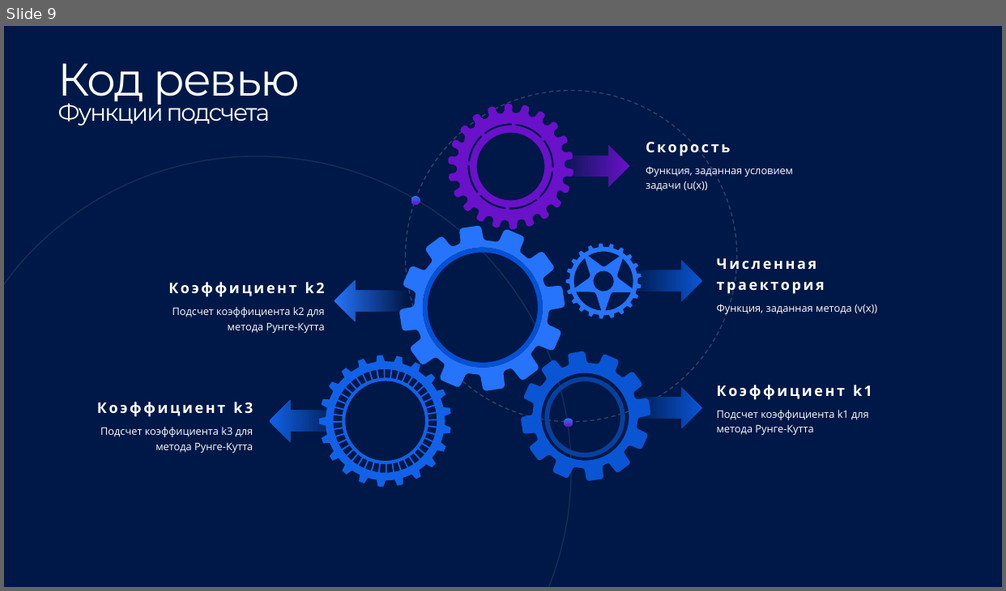
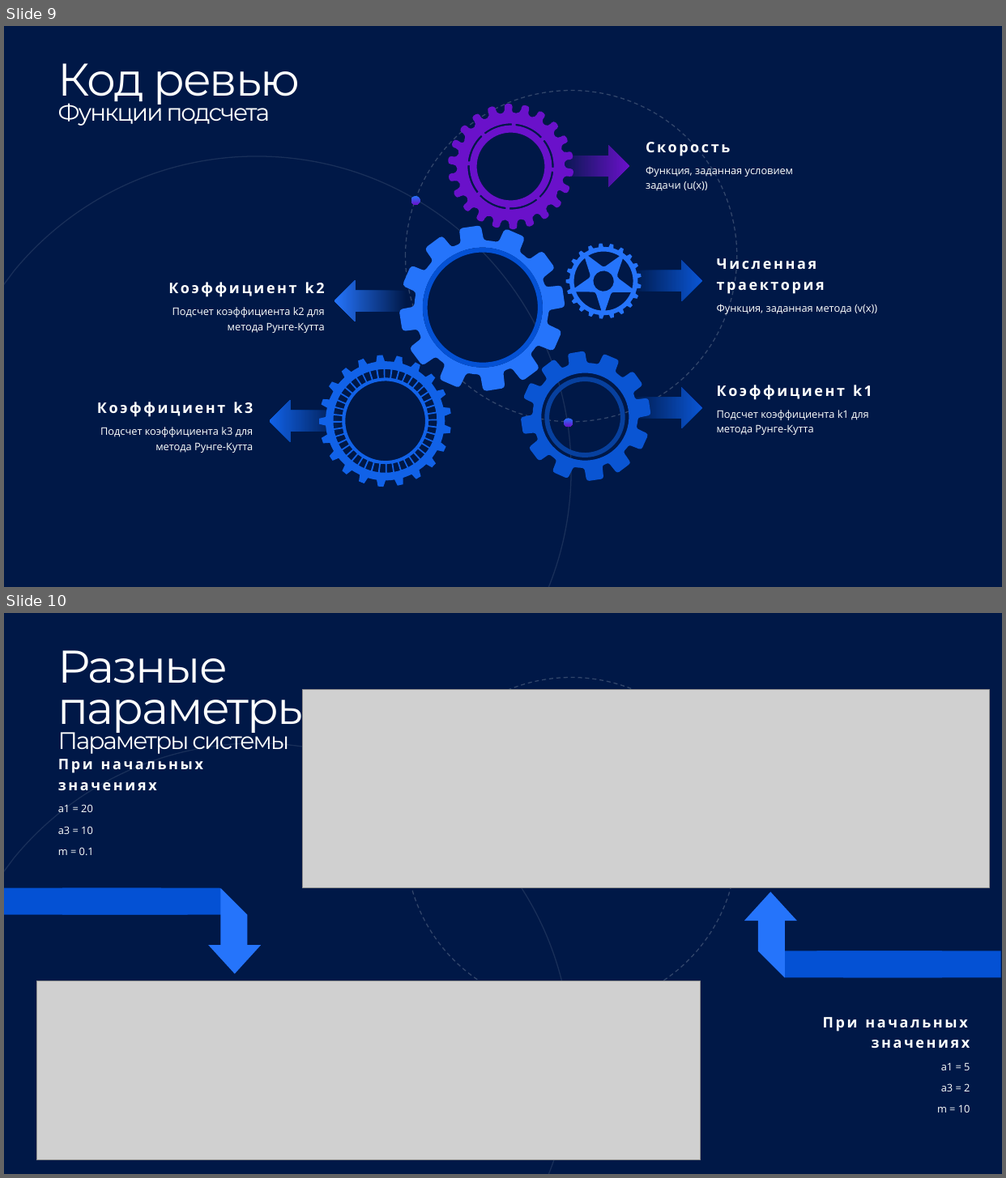
Before and after one commit to qr3x/study_project, a slide deck: _Numerical_Methods/program 9/program 9.pptx. Shown one above the other, each under a label of ours: slide 9 before the commit, slides 9 and 10 after it. The pictures are 1006x591 and 1006x1178 pixels, drawn with LibreOffice and Linux fonts; fonts in the diff are those of the drawing; grey boxes stand for pictures; background and template pictures are left out. Boxes give left, top, right and bottom in pixels: in the first picture for what was removed or moved away, otherwise in the second. Text is boxed around its words. In the diff, an @@ line names an element or a change of style, - is before the commit and + after.

```diff
--- a/_Numerical_Methods/program 9/program 9.pptx
+++ b/_Numerical_Methods/program 9/program 9.pptx
@@ slide 10 added at box(4, 613, 1002, 1174), background #001847; not listed: 2 template elements that a slide beside it also shows @@
@@ rectangle added at box(121, 624, 239, 688), fill #001847 @@
@@ text added at box(58, 650, 313, 754), 23 pt, text #FEFFFE @@
+Разные параметры
+Параметры системы
@@ picture added at box(303, 690, 989, 888) @@
@@ text added at box(58, 759, 203, 855), 14 pt, text #FEFFFE, bold @@
+При начальных значениях
+a1 = 20
+a3 = 10
+m = 0.1
@@ freeform shape added at box(4, 888, 188, 915), fill #0451D4 @@
@@ freeform shape added at box(62, 888, 246, 915), fill #0451D4 @@
@@ freeform shape added at box(220, 888, 247, 948), fill #2574FB @@
@@ freeform shape added at box(745, 892, 797, 921), fill #2574FB @@
@@ freeform shape added at box(758, 918, 785, 978), fill #2574FB @@
@@ freeform shape added at box(209, 945, 261, 974), fill #2574FB @@
@@ freeform shape added at box(758, 952, 942, 978), fill #0451D4 @@
@@ freeform shape added at box(817, 952, 1001, 978), fill #0451D4 @@
@@ picture added at box(37, 982, 701, 1161) @@
@@ text added at box(823, 1017, 970, 1113), 14 pt, text #FEFFFE, bold @@
+При начальных значениях
+a1 = 5
+a3 = 2
+m = 10
```
Also in this commit, not shown: 6 other slides added, 7 other files.
